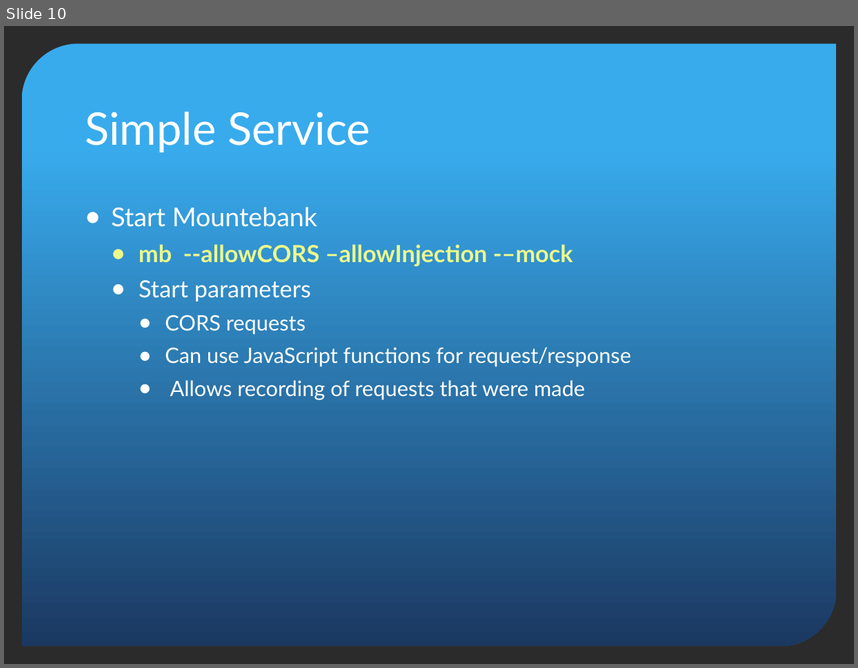
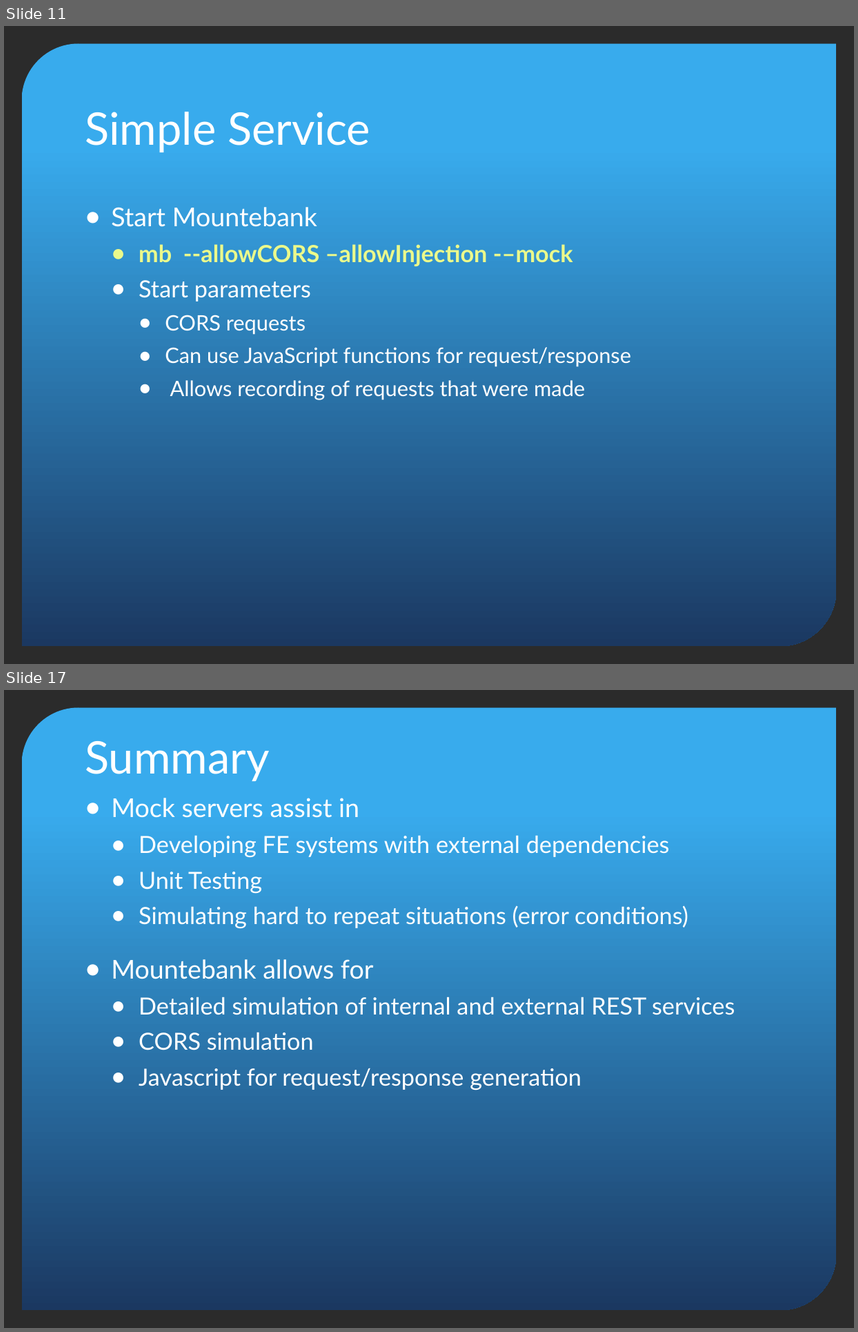
Before and after one commit to donhenton/mountebank-UI, a slide deck: docs/madjs/MADJS-Mountebank.pptx. Shown one above the other, each under a label of ours: slide 10 before the commit, slides 11 and 17 after it; the slides between them are not shown. The pictures are 858x668 and 858x1332 pixels, drawn with LibreOffice and Linux fonts; fonts in the diff are those of the drawing; background and template pictures are left out; a plain dark background stands for a picture behind light text. Boxes give left, top, right and bottom in pixels: in the first picture for what was removed or moved away, otherwise in the second. Text is boxed around its words. In the diff, an @@ line names an element or a change of style, - is before the commit and + after.

```diff
--- a/docs/madjs/MADJS-Mountebank.pptx
+++ b/docs/madjs/MADJS-Mountebank.pptx
@@ slide 17 added at <box>4,690,854,1328</box>, background picture (left out); not listed: 1 template element that a slide beside it also shows @@
@@ title added at <box>85,741,269,781</box>, 38 pt, text #FFFFFF @@
+Summary
@@ text added at <box>111,798,735,1090</box>, 20 pt, text #FFFFFF @@
+● Mock servers assist in
+  ● Developing FE systems with external dependencies
+  ● Unit Testing
+  ● Simulating hard to repeat situations (error conditions)
+● Mountebank allows for
+  ● Detailed simulation of internal and external REST services
+  ● CORS simulation
+  ● Javascript for request/response generation
@@ what was slide 10 is now slide 11 @@
```
Also in this commit, not shown: 4 slides changed, 4 other slides added, 1 other file.
